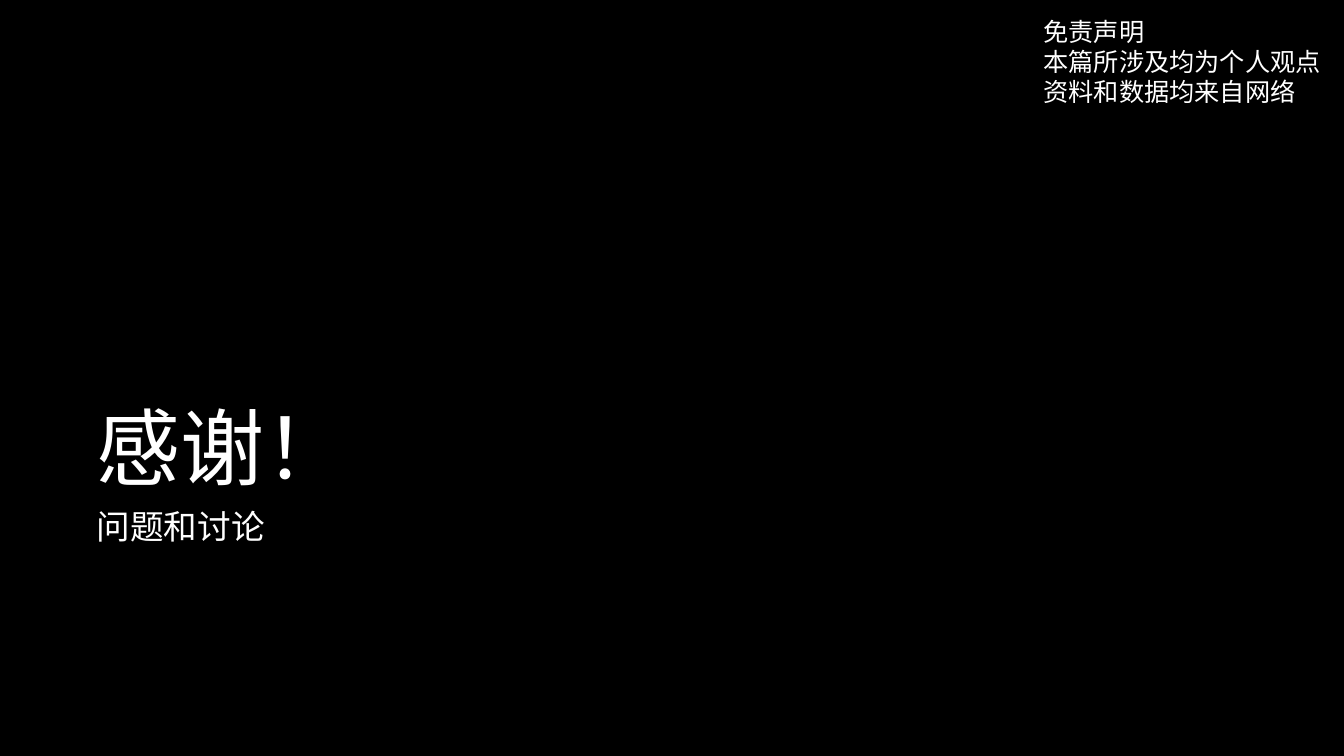
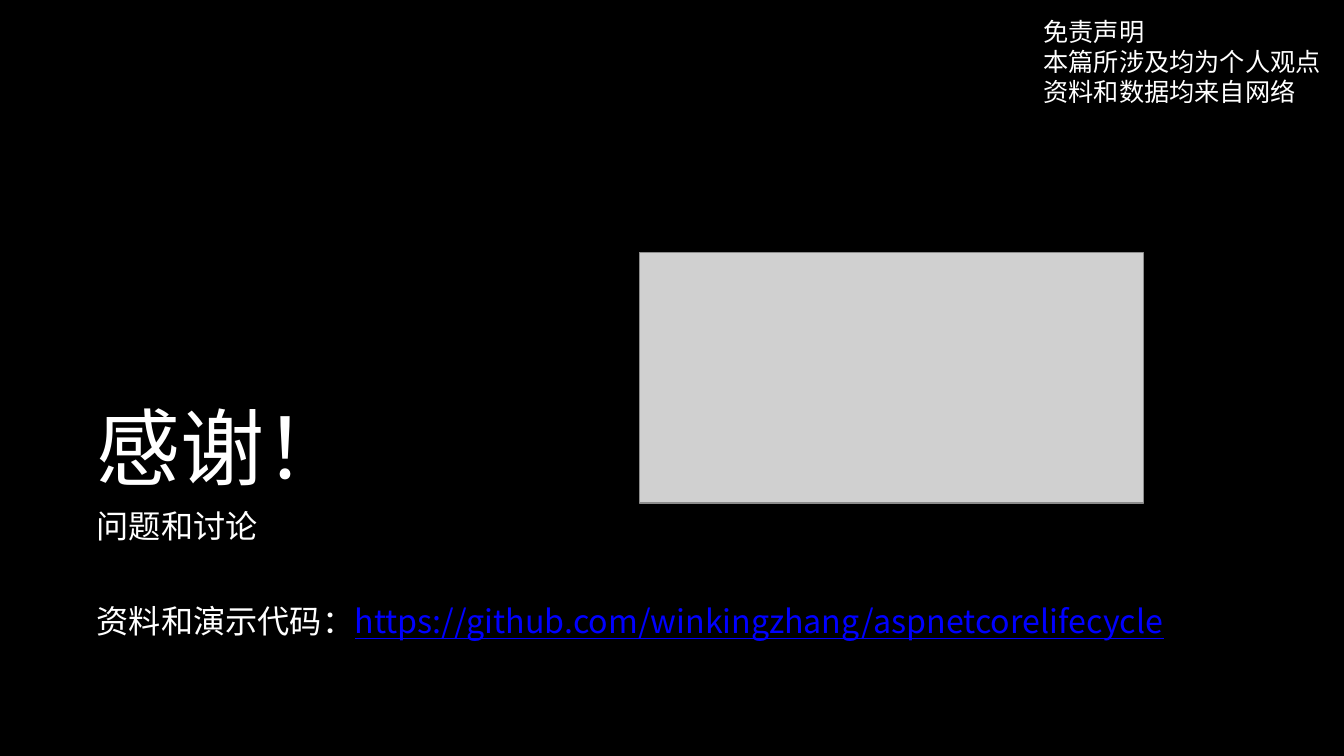
Before and after one commit to winkingzhang/aspnetcorelifecycle, a slide deck: slide 21 of 生命周期指北.pptx. Drawn at 1344x756 pixels with LibreOffice and Linux fonts; fonts in the diff are those of the drawing; grey boxes stand for pictures. Boxes give left, top, right and bottom in pixels: in the first picture for what was removed or moved away, otherwise in the second. Text is boxed around its words. In the diff, an @@ line names an element or a change of style, - is before the commit and + after.

```diff
--- a/生命周期指北.pptx
+++ b/生命周期指北.pptx
@@ picture added at <box>640,253,1144,503</box> @@
@@ text at <box>97,511,258,541</box>: size 24 to 23 pt in "问题和讨论"; less space between paragraphs @@
@@ text at <box>97,606,1163,641</box>: paragraph added @@
+资料和演示代码：https://github.com/winkingzhang/aspnetcorelifecycle
```
Also in this commit, not shown: 2 other slides changed, 1 other file.
